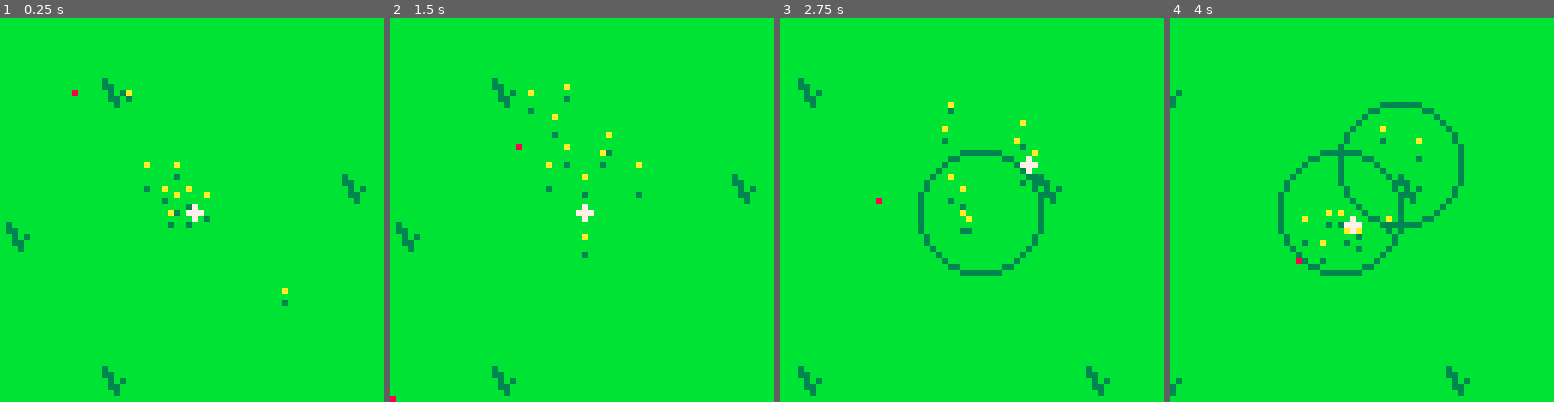
Above: before the commit, frames 1-4 (left to right).
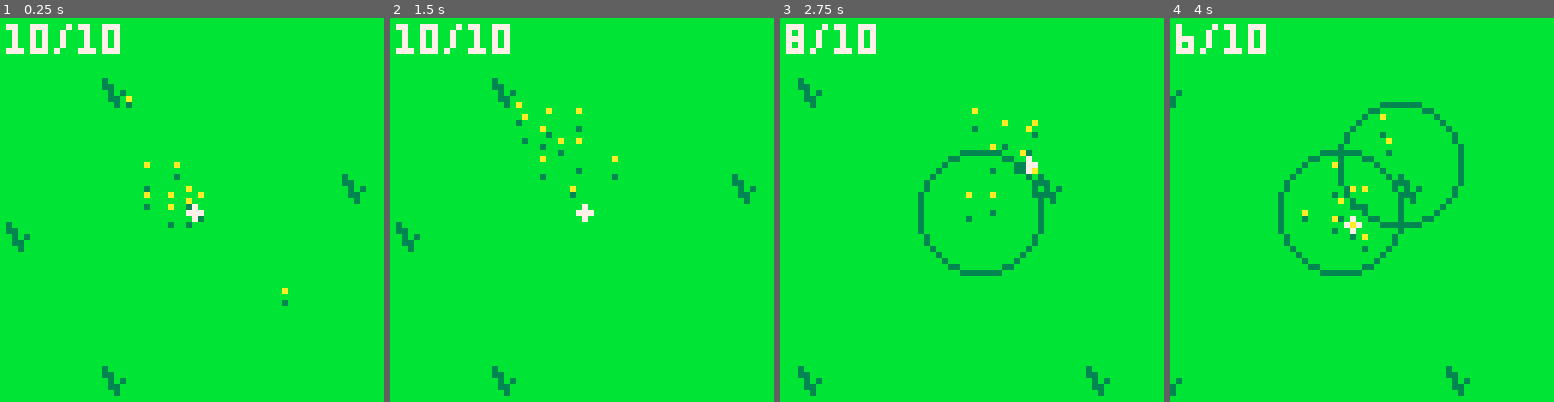
Above: after the commit, the same moments.

Repository: greysonp/swarm
Game: PICO-8 cartridge bees.p8
Same seed, same stepped clock (60 frames per second), same inputs: the game is played once before the commit and once after it.
Inputs:
- Up to frame 1 (0.25 s): no input
- Up to frame 2 (1.5 s): tap X (X key) at 0.33, 1.07 s; tap O (Z key) at 0.7 s
- Up to frame 3 (2.75 s): hold Right 1.6-2.1 s; tap O (Z key) at 1.7, 2.1, 2.5 s; tap X (X key) at 1.85 s; hold Up 2.15-2.42 s; hold Right from 2.47 s (still down)
- Up to frame 4 (4 s): tap O (Z key) at 2.9, 3.3, 3.7 s; tap X (X key) at 2.97 s; release Right at 3.03 s; hold Left 3.08-3.58 s; hold Down 3.63-3.97 s

The runs differ from the first frame. In frame 1, 1.5% of the frame differs, in the area x 1-55%, y 1-54%; in frame 2, 2.1%, in the area x 0-66%, y 1-100%; in frame 3, 1.8%; in frame 4, 1.8%.

Commit message:
Added beehive and counter, fixed dist calc.

Diff:
--- a/bees.p8
+++ b/bees.p8
@@ -1,17 +1,22 @@
 pico-8 cartridge // http://www.pico-8.com
 version 5
 __lua__
+-- game objects
+cursor = nil
+beehive = nil
+cam = nil -- need global position state for smoothing
+
+-- collections
 stage = {}
-cursor = {}
 bees = {}
 enemies = {}
 anchors = {}
 
+-- constants
 startbees = 10
-
-cam = {} -- need global position state for smoothing
 camlag = .07 -- constant we use as 't' in low-pass filter calculation
 
+-- debug elements
 flag = false
 debugtext = nil
 
@@ -27,6 +32,14 @@
   cursor = newcursor(32, 32)
   add(stage, cursor)
 
+  -- add beehive to the stage
+  beehive = newbeehive(64, 64)
+  add(stage, beehive)
+  add(anchors, beehive)
+
+  -- add bee counter to the stage
+  add(stage, newbeecounter())
+
   -- add bees to the stage
   for i = 1, startbees do
     local bee = newbee(rnd(64), rnd(64), cursor)
@@ -34,7 +47,7 @@
   end
 
   -- add an enemy
-  addenemy(newenemy(10, 10))
+  addenemy(newenemy(140, 140))
 end
 
 function _update()
@@ -68,9 +81,9 @@
     obj:draw()
   end)
 
-  if flag then pset(0, 63, 8) end
+  if flag then pset(63, 0, 8) end
   if debugtext != nil then
-    print(debugtext, 0, 0)
+    print(debugtext, 0, 59)
   end
 end
 
@@ -103,8 +116,10 @@
     return dist <= obj.radius
   end)
   if closest != nil then
-    del(anchors, closest)
-    del(stage, closest)
+    if (closest != beehive) then
+      del(anchors, closest)
+      del(stage, closest)
+    end
     return closest
   end
   return nil
@@ -170,7 +185,6 @@
     if btnp(5) then
       local anchor = removeanchor(self.pos.x, self.pos.y)
       if anchor != nil then
-        flag = true
         for bee in all(anchor.bees) do
           bee:setanchor(cursor)
         end
@@ -187,6 +201,20 @@
   end
 
   return cursor
+end
+
+function newbeehive(x, y)
+  local beehive = newanchor(x, y)
+
+  function beehive:update()
+  end
+
+  function beehive:draw()
+    spr(16, self.pos.x - 4, self.pos.y)
+    rectfill(self.pos.x - 1, self.pos.y + 6, self.pos.x, self.pos.y + 7, 0)
+  end
+
+  return beehive
 end
 
 function newanchor(x, y)
@@ -404,6 +432,23 @@
   return enemy
 end
 
+function newbeecounter()
+  local counter = newgameobj()
+  counter.pos.x = 1
+  counter.pos.y = 1
+
+  function counter:update()
+    self.pos.x = cam.x + 1
+    self.pos.y = cam.y + 1
+  end
+
+  function counter:draw()
+    print(count(cursor.bees) .. '/' .. count(bees), self.pos.x, self.pos.y, 7)
+  end
+
+  return counter
+end
+
 function newvector(x, y)
   local vec = {}
   vec.x = x
@@ -426,7 +471,13 @@
   end
 
   function vec:mag()
-    return sqrt(self.x * self.x + self.y * self.y)
+    -- need to be careful not to overflow pico's 16-bit integers
+    -- we basically convert to different "units" and then convert back
+    local unit = 100
+    local nx = self.x / unit
+    local ny = self.y / unit
+    local dist = sqrt(nx * nx + ny * ny)
+    return dist * unit
   end
 
   function vec:norm()
@@ -449,14 +500,14 @@
 00000000bbbbbbbbbb33bbbbbbb33bbbbb33bbbb0000000000000000000000000000000000000000000000000000000000000000000000000000000000000000
 00000000bbbbbbbbbbb3bbbbbbb3bbbbbbb3bbbb0000000000000000000000000000000000000000000000000000000000000000000000000000000000000000
 00000000bbbbbbbbbbbbbbbbbbbbbbbbbbbbbbbb0000000000000000000000000000000000000000000000000000000000000000000000000000000000000000
-00000000000000000000000000000000000000000000000000000000000000000000000000000000000000000000000000000000000000000000000000000000
-00000000000000000000000000000000000000000000000000000000000000000000000000000000000000000000000000000000000000000000000000000000
-00000000000000000000000000000000000000000000000000000000000000000000000000000000000000000000000000000000000000000000000000000000
-00000000000000000000000000000000000000000000000000000000000000000000000000000000000000000000000000000000000000000000000000000000
-00000000000000000000000000000000000000000000000000000000000000000000000000000000000000000000000000000000000000000000000000000000
-00000000000000000000000000000000000000000000000000000000000000000000000000000000000000000000000000000000000000000000000000000000
-00000000000000000000000000000000000000000000000000000000000000000000000000000000000000000000000000000000000000000000000000000000
-00000000000000000000000000000000000000000000000000000000000000000000000000000000000000000000000000000000000000000000000000000000
+00044000000000000000000000000000000000000000000000000000000000000000000000000000000000000000000000000000000000000000000000000000
+000a9000000000000000000000000000000000000000000000000000000000000000000000000000000000000000000000000000000000000000000000000000
+00444400000000000000000000000000000000000000000000000000000000000000000000000000000000000000000000000000000000000000000000000000
+009aa900000000000000000000000000000000000000000000000000000000000000000000000000000000000000000000000000000000000000000000000000
+04499440000000000000000000000000000000000000000000000000000000000000000000000000000000000000000000000000000000000000000000000000
+0aaaa9a0000000000000000000000000000000000000000000000000000000000000000000000000000000000000000000000000000000000000000000000000
+44977444000000000000000000000000000000000000000000000000000000000000000000000000000000000000000000000000000000000000000000000000
+a9a7799a000000000000000000000000000000000000000000000000000000000000000000000000000000000000000000000000000000000000000000000000
 00000000000000000000000000000000000000000000000000000000000000000000000000000000000000000000000000000000000000000000000000000000
 00000000000000000000000000000000000000000000000000000000000000000000000000000000000000000000000000000000000000000000000000000000
 00000000000000000000000000000000000000000000000000000000000000000000000000000000000000000000000000000000000000000000000000000000
@@ -570,7 +621,7 @@
 00000000000000000000000000000000000000000000000000000000000000000000000000000000000000000000000000000000000000000000000088888888
 00000000000000000000000000000000000000000000000000000000000000000000000000000000000000000000000000000000000000000000000088888888
 __gff__
-0000000000000000000000000000000000000000000000000000000000000000000000000000000000000000000000000000000000000000000000000000000000000000000000000000000000000000000000000000000000000000000000000000000000000000000000000000000000000000000000000000000000000000
+0000000000000000000000000000000020000000000000000000000000000000000000000000000000000000000000000000000000000000000000000000000000000000000000000000000000000000000000000000000000000000000000000000000000000000000000000000000000000000000000000000000000000000
 0000000000000000000000000000000000000000000000000000000000000000000000000000000000000000000000000000000000000000000000000000000000000000000000000000000000000000000000000000000000000000000000000000000000000000000000000000000000000000000000000000000000000000
 __map__
 01010101010101010101010101010104ffffffffffffffffffffffffffffffffffffffffffffffffffffffffffff00000000000000000000000000000000000000000000000000000000000000000000000000000000000000000000000000000000000000000000000000000000000000000000000000000000000000000000
